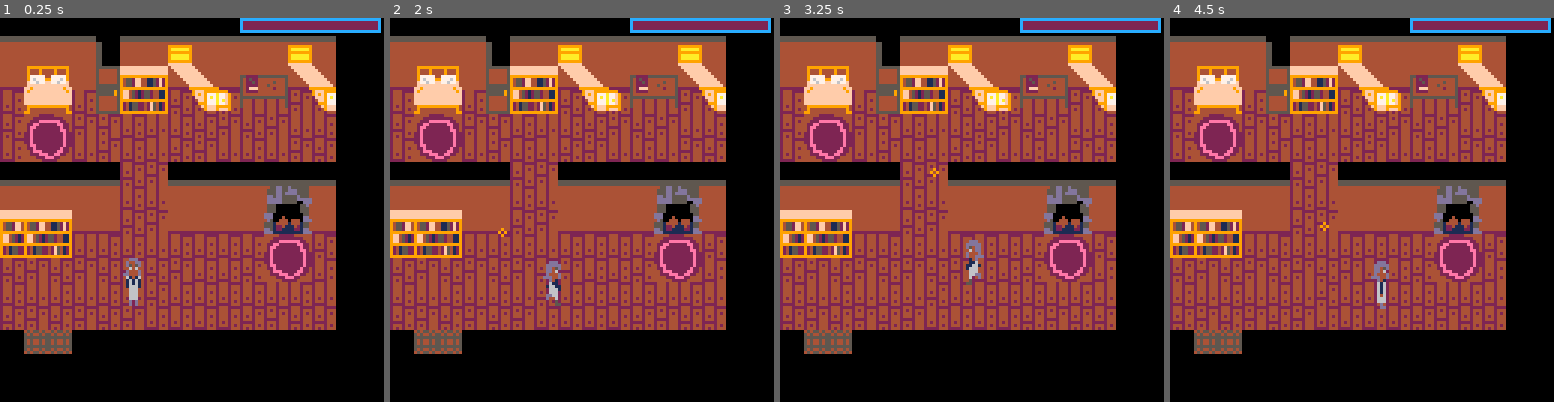
Above: before the commit, frames 1-4 (left to right).
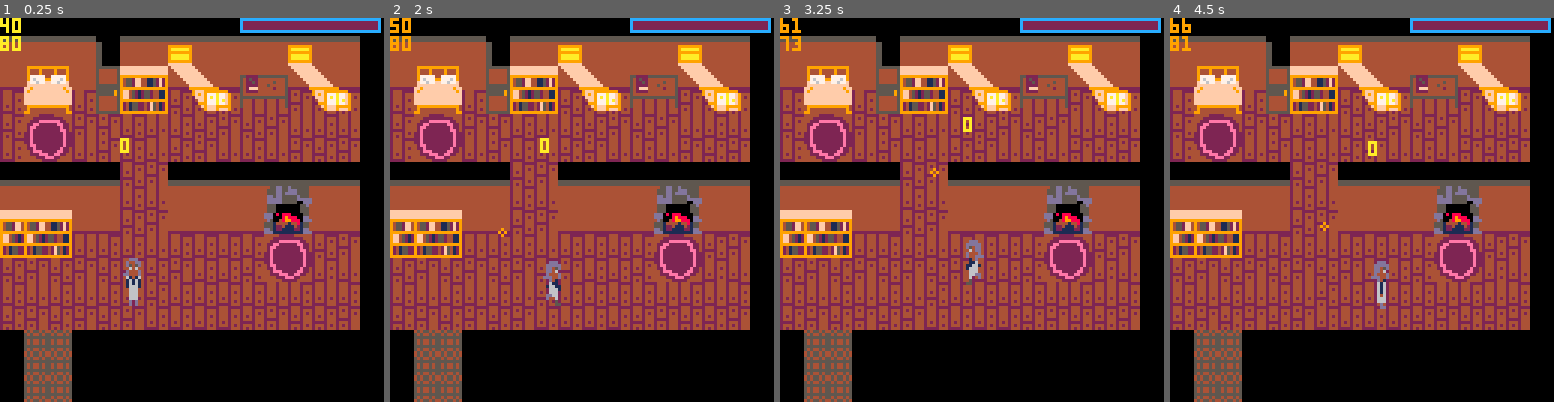
Above: after the commit, the same moments.

Repository: jamala/ggj-homesong
Game: PICO-8 cartridge homesong.p8
Two runs of this game, one before a commit and one after it. Both use one fixed random seed, a clock stepped at 60 frames per second and the inputs below.
Inputs:
- Up to frame 1 (0.25 s): no input
- Up to frame 2 (2 s): tap X (X key) at 0.33, 1.07, 1.85 s; tap O (Z key) at 0.7, 1.7 s; hold Right from 1.6 s (still down)
- Up to frame 3 (3.25 s): release Right at 2.1 s; tap O (Z key) at 2.1, 2.5, 2.9 s; hold Up 2.15-2.42 s; hold Right 2.47-3.03 s; tap X (X key) at 2.97 s; hold Left from 3.08 s (still down)
- Up to frame 4 (4.5 s): tap O (Z key) at 3.3, 3.7, 4.1 s; release Left at 3.58 s; hold Down 3.63-3.97 s; hold Right from 4.02 s (still down); tap X (X key) at 4.08 s

The runs differ from the first frame. In frame 1, 6.5% of the frame differs, in the area x 0-94%, y 0-100%; in frame 2, 6.5%; in frame 3, 6.4%; in frame 4, 6.5%.

Commit message:
Half of downstairs

Diff:
--- a/homesong.p8
+++ b/homesong.p8
@@ -29,6 +29,8 @@
 color_song={2,3,2,3}
 
 
+
+fire_song={2,0,1,2,0,1,2,1}
 
 function _init()
  inside = true
@@ -72,8 +74,18 @@
 	 ,["effect"]=function()
 	 		change_treecol()
 	   end
-	 	}
-
+	 }
+	,{["sprites"]={91,92}
+	 ,["song"]=fire_song
+	 ,["return_song"]=17
+	 ,["return_dur"]=40
+	 ,["effect"]=function()
+	 	 for x=46,51 do
+	 	  mset(11,8,9)
+	 	  mset(12,8,10)
+ 	 	end
+   end
+	 }
 	}
 
 	songs()
@@ -195,7 +207,10 @@
 
  if inside then
   tileflag=fget(mget(player.x/8,player.y/8))
+  add(debug,tileflag)
   if tileflag == 64 then go_outside() end
+  if tileflag == 8 then go_downstairs() end
+  if tileflag == 4 then go_upstairs() end
  else
   tileflag=fget(mget(player.x/8,player.y/8+1))
   if tileflag == 128 then go_inside() end
@@ -206,15 +221,21 @@
  cls()
  camera()
 
- if inside then
-  map(0,0,0,0,14,14)
- else
-
+
+ if downstairs then
+  camera(15*8,0)
+  map(0,0,0,0,100,100)
+ elseif inside then
+  map(0,0,0,0,16,16)
+ elseif outside then
   camera(player.x-64,player.y-64)
   map(0,0,0,0,100,100)
  end
-
  camera()
+
+
+ print(player.x)
+ print(player.y)
 
  rectfill(80,0,126,4,2)
  rectfill(80,0,(80+((stress/max_stress)*(126-80))),4,12)
@@ -266,6 +287,20 @@
  player.x=528
  player.y=245
  paint_trees()
+end
+
+function go_downstairs()
+ downstairs=true
+ play_downstairs(64)
+ player.x=19*8
+ player.y=3*8
+end
+
+function go_upstairs()
+ downstairs=false
+ play_inside(64)
+ player.x=96
+ player.y=80
 end
 
 function isblocked(x,y)
@@ -513,6 +548,14 @@
  	set_speed(s,speed)
  end
  music(3)
+end
+
+function play_downstairs(speed)
+ music(-1)
+ set_speed(9,speed)
+ set_speed(15,speed)
+ set_speed(16,speed)
+ music(12)
 end
 
 function musiclow()
@@ -867,7 +910,7 @@
 0000000000000000000000000000000000000000d1d1d1d1d1d1d1d1d1d1d1d1d1d1d1d1d1d1d1d1d1d1d1d1d1d1d1d1d1d1d1d1d1d1d1d1d1d1d1d1d1d1d1d1
 d1d1d1d1d1d1d1d1d1d1d1d1d1d1d1d1d1d1d1d10000000000000000000000000000000000000000000000000000000000000000000000000000000000000000
 __gff__
-0100000000000000000000020200020200000000000000000000000202010303000000000000000000000001030200000000000000000000000103030302000000000101000101014001010000000000000001010101010101010100000000000000010101010101000000000000808000000000010101010000000000008080
+0100000000000000000808020200020200000000000000000000000202010303000000000000000000001001030200000000000000000000000103030302000000000101000101014001010000000000000001010101010101010102020000000000010101010101000000000000808000000000010101010000000000008080
 0000000000000000000000000000000000000000000000000000000000000000000000000000000000000000000000000000000000000000000000000000000000000000000000000000000000000000000000000000000000000000000000000000000000000000000000000000000000000000000000000000000000000000
 __map__
 4747474700474747474747474747470000000000000000000000000000000000000000000000000000000000000000000000000000000000000000000000000000000000000000000000000000000000000000000000000000000000000000000000000000000000000000000000000000000000000000000000000000000000
@@ -878,7 +921,7 @@
 507071514150514041515051414041000d0d0d0d0d0d0d000000000000000000000000000000000000000000000000000000000000000000000000000000000000000000000000000000000000000000000000000000000000000000000000000000000000000000000000000000000000000000000000000000000000000000
 4747474747404147474747474747470000000d2a0d0000000000000000000000000000000000000000000000000000000000000000000000000000000000000000000000000000000000000000000000000000000000000000000000000000000000000000000000000000000000000000000000000000000000000000000000
 434343434350514343434366674343000000002a000000000000000000000000000000000000000000000000000000000000000000000000000000000000000000000000000000000000000000000000000000000000000000000000000000000000000000000000000000000000000000000000000000000000000000000000
-6464654242404142424242767742420000000000000000000000000000000000000000000000000000000000000000000000000000000000000000000000000000000000000000000000000000000000000000000000000000000000000000000000000000000000000000000000000000000000000000000000000000000000
+64646542424041424242425b5c42420000000000000000000000000000000000000000000000000000000000000000000000000000000000000000000000000000000000000000000000000000000000000000000000000000000000000000000000000000000000000000000000000000000000000000000000000000000000
 7474755150505150505050606140410000000000000000000000000000000000000000000000000000000000000000000000000000000000000000000000000000000000000000000000000000000000000000000000000000000000000000000000000000000000000000000000000000000000000000000000000000000000
 4041404140414041505040707150510000000000000000000000000000000000000000000000000000000000000000000000000000000000000000000000000000000000000000000000000000000000000000000000000000000000000000000000000000000000000000000000000000000000000000000000000000000000
 50515051505140505050505150515000000000000000000000000000000000000000000000000000000000000000000000000000000000000000000000000000000000000000000000000000000000001d1d1d1d1d1d1d1d1d1d1d1d1d1d1d1d1d1d1d1d1d1d1d1d1d1d1d1d1d1d1d1d1d1d1d1d000000000000000000000000
Not shown, changed: the music (__music__) section of homesong.p8
Not shown, changed: the sound effects (__sfx__) section of homesong.p8
